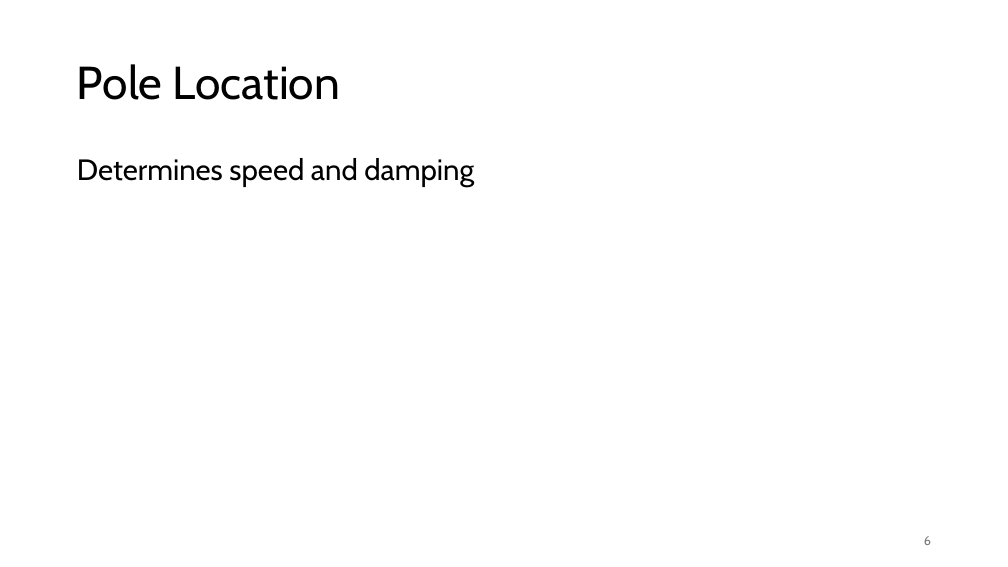
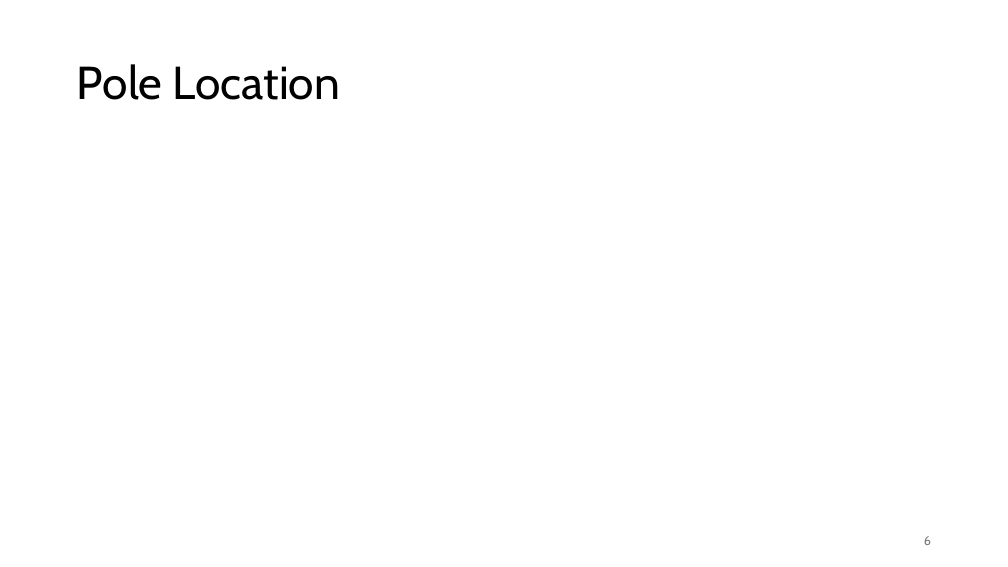
Before and after one commit to FelixWick/control_engineering, a slide deck: slide 6 of slides/4_stability.pptx. Drawn at 1008x567 pixels with LibreOffice and Linux fonts; fonts in the diff are those of the drawing; grey boxes stand for pictures. Boxes give left, top, right and bottom in pixels: in the first picture for what was removed or moved away, otherwise in the second. Text is boxed around its words. In the diff, an @@ line names an element or a change of style, - is before the commit and + after.

```diff
--- a/slides/4_stability.pptx
+++ b/slides/4_stability.pptx
@@ text removed at bbox=[77, 158, 474, 187] @@
-Determines speed and damping
```
Also in this commit, not shown: 5 other slides changed, 4 slides added, 1 slide removed, 3 other files.
